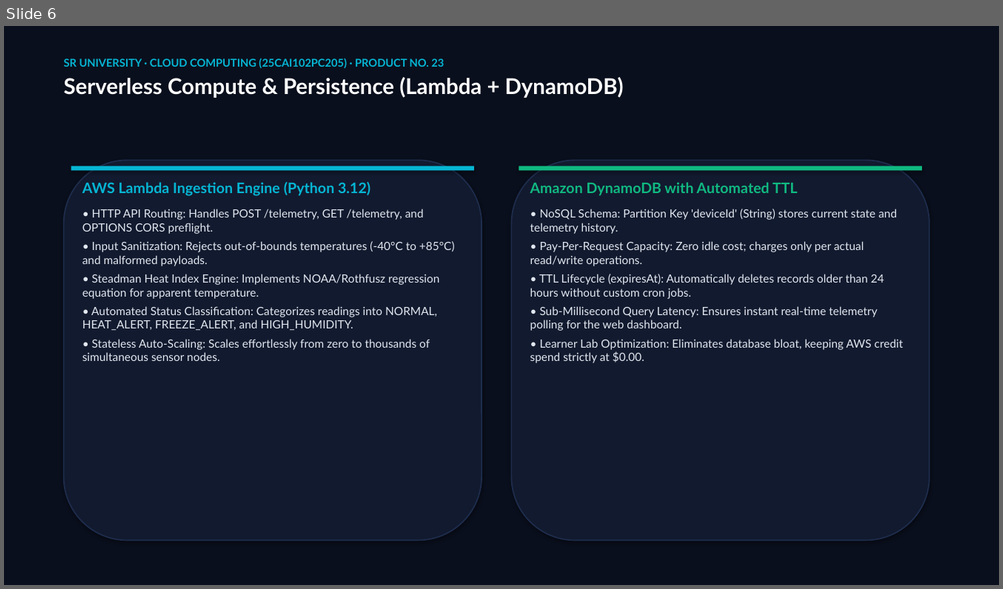
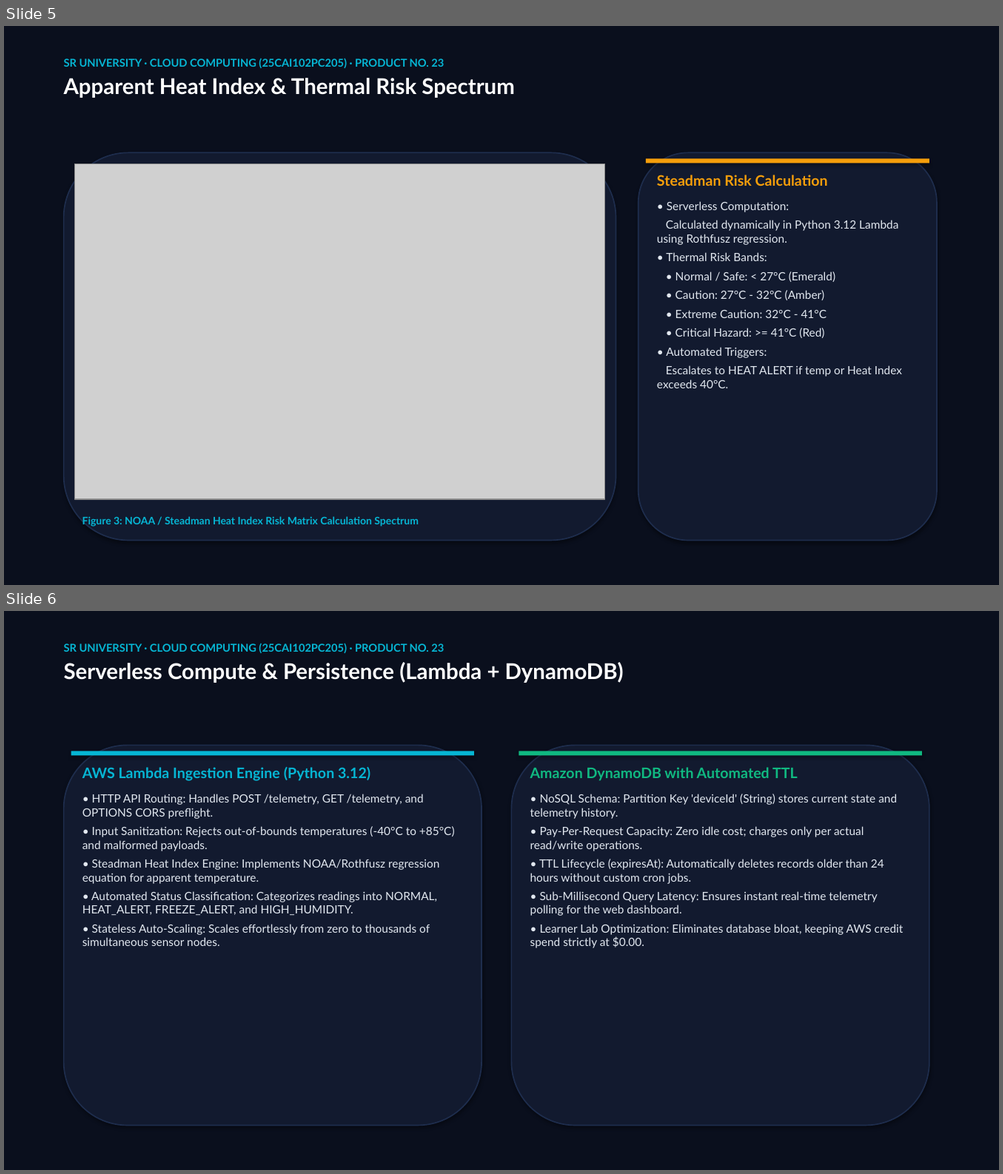
Before and after one commit to yeshwanthkushi25-glitch/envirosense-iot-dashboard, a slide deck: EnviroSense_Master_Presentation.pptx. Shown one above the other, each under a label of ours: slide 6 before the commit, slides 5 and 6 after it. The pictures are 1003x589 and 1003x1174 pixels, drawn with LibreOffice and Linux fonts; fonts in the diff are those of the drawing; grey boxes stand for pictures. Boxes give left, top, right and bottom in pixels: in the first picture for what was removed or moved away, otherwise in the second. Text is boxed around its words. In the diff, an @@ line names an element or a change of style, - is before the commit and + after.

Commit message:
docs: embed visual figures, heat risk matrix & screenshots into README and reports

```diff
--- a/EnviroSense_Master_Presentation.pptx
+++ b/EnviroSense_Master_Presentation.pptx
@@ slide 5 added at <box>4,26,999,585</box>, background #FFFFFF @@
@@ rectangle added at <box>4,26,999,585</box>, fill #0A0F1D @@
@@ text added at <box>64,58,515,98</box>, 10.5 pt, text #06B6D4, bold @@
+SR UNIVERSITY · CLOUD COMPUTING (25CAI102PC205) · PRODUCT NO. 23
+Apparent Heat Index & Thermal Risk Spectrum
@@ rounded rectangle added at <box>64,153,616,541</box>, fill #121A2F, outline #1E2D4D 1.2 pt @@
@@ rounded rectangle added at <box>638,153,936,541</box>, fill #121A2F, outline #1E2D4D 1.2 pt @@
@@ rectangle added at <box>646,158,929,164</box>, fill #F59E0B @@
@@ picture added at <box>75,164,605,500</box> @@
@@ text added at <box>657,175,902,389</box>, 11 pt, text #E2E8F0 @@
+Steadman Risk Calculation
+• Serverless Computation:
+Calculated dynamically in Python 3.12 Lambda using Rothfusz regression.
+• Thermal Risk Bands:
+• Normal / Safe: < 27°C (Emerald)
+• Caution: 27°C - 32°C (Amber)
+• Extreme Caution: 32°C - 41°C
+• Critical Hazard: >= 41°C (Red)
+• Automated Triggers:
+Escalates to HEAT ALERT if temp or Heat Index exceeds 40°C.
@@ text added at <box>82,517,418,527</box>, 10 pt, text #06B6D4, bold @@
+Figure 3: NOAA / Steadman Heat Index Risk Matrix Calculation Spectrum
```
Also in this commit, not shown: 1 slide removed, 12 other files.
